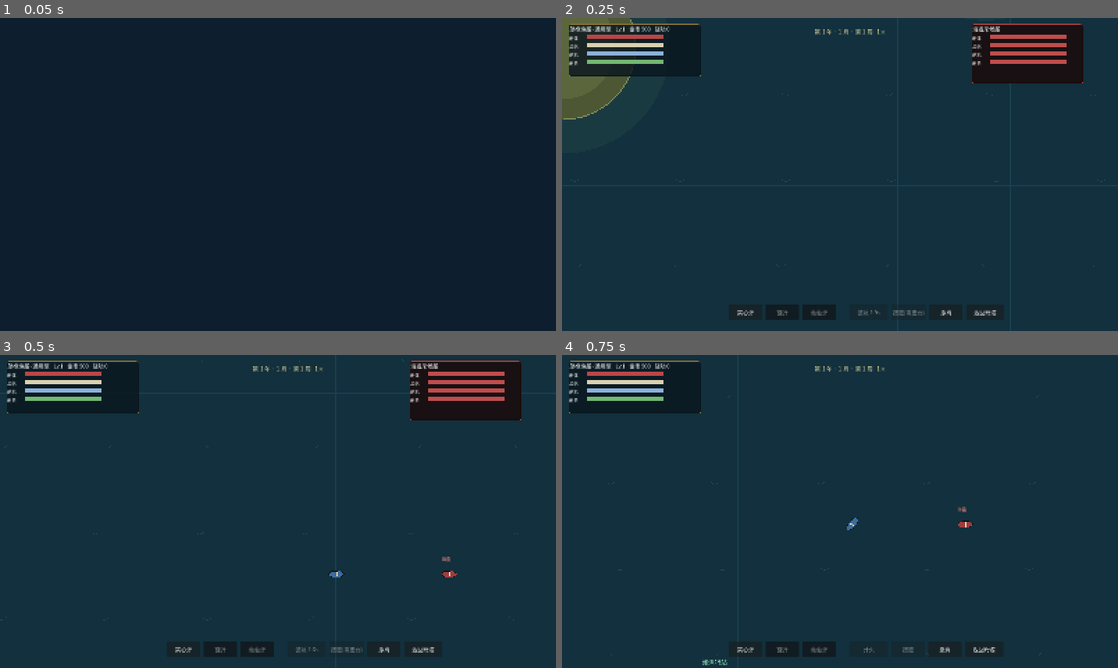
Above: before the commit, frames 1-4 (two rows, left to right).
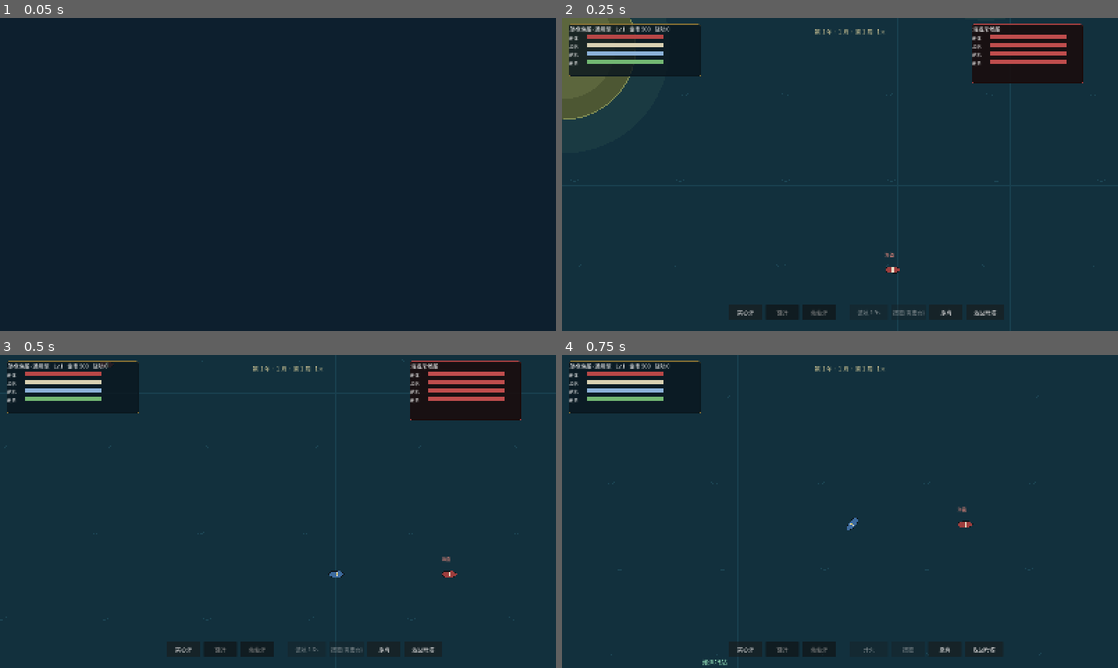
Above: after the commit, the same moments.

Repository: lucifermbbgh/OceanHero
Game: Godot game, scene res://tests/integration/run.tscn
The game is run twice, just before and just after one commit, with the same random seed, the same clock (stepped at 60 frames per second) and the same inputs. This scene is started directly instead of the project's main scene.
Inputs (mouse positions are in pixels of both pictures, inside the frame that each line leads up to):
- Up to frame 1 (0.05 s): no input
- Up to frame 2 (0.25 s): no input
- Up to frame 3 (0.5 s): no input
- Up to frame 4 (0.75 s): tap Enter at 0.5 s; move the mouse to (962, 495) at 0.52 s; hold D (steer_right) from 0.53 s (still down); tap B at 0.6 s; click (962, 495) at 0.67 s

Frame 1 is identical in both runs. In frame 2, less than 0.1% of the frame differs, in the area x 58-61%, y 75-82%; in frame 3, less than 0.1%; in frame 4, nothing differs.

Commit message:
fix: 刷新分布增加最小间距与等角距迎接单位
- 问题：仅靠 2000px 网格密度控制，同格内仍可贴脸；迎接单位 3 次独立随机角度可能全挤一侧
- 新增最小间距 420px（放宽时 210px），三级降级采样，兜底改为"全图最空位置"
- 迎接单位改为绕玩家 120° ± 20° 等分
- debug_stats 增加 min_pair 指标
- 实测图 9：两两最近 342~363px，单格最多 3，锁定玩家 3 个
- 新增 2 项均匀性测试

Diff:
--- a/scripts/sea/sea_scene.gd
+++ b/scripts/sea/sea_scene.gd
@@ -53,9 +53,13 @@
 const DENSITY_CELL := 2000.0         # 密度网格边长
 const MAX_PER_CELL := 3              # 单个网格内的单位上限
 const MAX_ATTACKERS_ON_PLAYER := 3   # 同时追打玩家的单位上限
+## 采样：最小间距 + 迎接单位的扇区分层
+const MIN_SEPARATION := 420.0
+const NEAR_SECTORS := 6              # 环带按 6 个扇区分层，每个迎接单位占不同扇区
 
 var hunter_timer := 45.0
 var ai_timer := 0.0
+var _near_sector := 0
 var salvages: Array = []
 var escort_ship = null
 var boarded := false
@@ -658,28 +662,68 @@
 	return n
 
 ## 在整张图里找一个"不挤、不贴着玩家"的落点
-## near=true 时在玩家视野边缘的环带里取点（只给少量"迎接"单位用）
+## 落点采样：先严格，再逐步放宽，最后才兜底
 func _random_spawn_pos(near: bool = false) -> Vector2:
+	# 1) 严格：最小间距 + 网格密度
+	for attempt in range(60):
+		var p := _sample_candidate(near)
+		if _is_spot_free(p, MIN_SEPARATION):
+			return p
+	# 2) 放宽间距到一半再试
+	for attempt in range(60):
+		var p := _sample_candidate(near)
+		if _is_spot_free(p, MIN_SEPARATION * 0.5):
+			return p
+	# 3) 兜底：找全图最空、离玩家最远的格子中心
+	return _fallback_spot()
+
+## 候选点：迎接单位按扇区分层（保证绕玩家一圈分散），其余全图均匀采样
+func _sample_candidate(near: bool) -> Vector2:
 	if near and player != null and is_instance_valid(player):
-		var ang := RngService.randf() * TAU
+		# 按 NEAR_UNITS 等分圆周，再叠 ±20° 抖动：
+		# 保证几个"迎接"单位绕玩家分散，不会全挤在一侧
+		var idx := _near_sector % maxi(1, NEAR_UNITS)
+		_near_sector += 1
+		var ang := float(idx) * TAU / float(maxi(1, NEAR_UNITS)) + RngService.randf_range(-0.35, 0.35)
 		var dist := RngService.randf_range(NEAR_RING_MIN, NEAR_RING_MAX)
 		return (player.global_position + Vector2.RIGHT.rotated(ang) * dist).clamp(
 			Vector2(SPAWN_MARGIN, SPAWN_MARGIN), Vector2(SEA_SIZE - SPAWN_MARGIN, SEA_SIZE - SPAWN_MARGIN))
-	for attempt in range(40):
-		var p := Vector2(
-			RngService.randf_range(SPAWN_MARGIN, SEA_SIZE - SPAWN_MARGIN),
-			RngService.randf_range(SPAWN_MARGIN, SEA_SIZE - SPAWN_MARGIN))
-		if player != null and is_instance_valid(player):
-			if p.distance_to(player.global_position) < PLAYER_SAFE_RADIUS:
-				continue
-		if _units_in_cell(p) >= MAX_PER_CELL:
-			continue
-		return p
-	# 实在找不到就丢到远离玩家的一角
-	var fallback := Vector2(SEA_SIZE * 0.5, SEA_SIZE * 0.5)
+	return Vector2(
+		RngService.randf_range(SPAWN_MARGIN, SEA_SIZE - SPAWN_MARGIN),
+		RngService.randf_range(SPAWN_MARGIN, SEA_SIZE - SPAWN_MARGIN))
+
+## 这个点是否满足：不贴玩家、网格不超限、与已有单位保持 min_sep
+func _is_spot_free(p: Vector2, min_sep: float) -> bool:
 	if player != null and is_instance_valid(player):
-		fallback = player.global_position + Vector2(2200, 2200)
-	return fallback.clamp(Vector2(SPAWN_MARGIN, SPAWN_MARGIN), Vector2(SEA_SIZE - SPAWN_MARGIN, SEA_SIZE - SPAWN_MARGIN))
+		if p.distance_to(player.global_position) < PLAYER_SAFE_RADIUS - 1.0:
+			return false
+	if _units_in_cell(p) >= MAX_PER_CELL:
+		return false
+	for e in enemies:
+		if not is_instance_valid(e):
+			continue
+		if e.global_position.distance_to(p) < min_sep:
+			return false
+	return true
+
+## 兜底：挑一个离其他单位最远、且格子里没人的位置
+func _fallback_spot() -> Vector2:
+	var best := Vector2(SEA_SIZE * 0.5, SEA_SIZE * 0.5)
+	var best_score := -1.0
+	for gx in range(1, 8):
+		for gy in range(1, 8):
+			var p := Vector2(float(gx) * SEA_SIZE / 8.0, float(gy) * SEA_SIZE / 8.0)
+			if player != null and is_instance_valid(player):
+				if p.distance_to(player.global_position) < PLAYER_SAFE_RADIUS:
+					continue
+			var score := 1.0e9
+			for e in enemies:
+				if is_instance_valid(e):
+					score = minf(score, e.global_position.distance_to(p))
+			if score > best_score:
+				best_score = score
+				best = p
+	return best
 
 func _units_in_cell(p: Vector2) -> int:
 	var cell := Vector2(floor(p.x / DENSITY_CELL), floor(p.y / DENSITY_CELL))
@@ -1062,10 +1106,20 @@
 		var ep: Vector2 = e.global_position
 		var k := "%d_%d" % [int(floor(ep.x / DENSITY_CELL)), int(floor(ep.y / DENSITY_CELL))]
 		cells[k] = int(cells.get(k, 0)) + 1
+	# 两两最近距离：衡量是否"挤成一堆"
+	var min_pair := 1.0e9
+	var units_list: Array = []
+	for e in enemies:
+		if is_instance_valid(e):
+			units_list.append(e)
+	for i in range(units_list.size()):
+		for j in range(i + 1, units_list.size()):
+			min_pair = minf(min_pair, units_list[i].global_position.distance_to(units_list[j].global_position))
 	return {
 		"units": enemies.size(),
 		"within_1200": near,
 		"nearest": min_d,
+		"min_pair": min_pair,
 		"targeting_player": _count_targeting_player(),
 		"max_cell": cells.values().max() if not cells.is_empty() else 0,
 		"fps": Engine.get_frames_per_second(),
--- a/tests/integration/run.gd
+++ b/tests/integration/run.gd
@@ -552,6 +552,30 @@
 			overflow += 1
 	_ok(overflow == 0, "网格内单位数受控", "溢出=%d" % overflow)
 
+	# 均匀度：任意两艘的间距不应过近
+	var list: Array = []
+	for e in s3.enemies:
+		if is_instance_valid(e):
+			list.append(e)
+	var min_pair := 1.0e9
+	for i in range(list.size()):
+		for j in range(i + 1, list.size()):
+			min_pair = minf(min_pair, list[i].global_position.distance_to(list[j].global_position))
+	_ok(min_pair >= 200.0, "单位之间保持最小间距（不会挤成一堆）", "最小间距=%.0f" % min_pair)
+
+	# 迎接单位的采样必须在圆周上等角距分散（直接验证采样函数）
+	s3._near_sector = 0
+	var angles: Array = []
+	for k in range(3):
+		var p: Vector2 = s3._sample_candidate(true)
+		angles.append((p - s3.player.global_position).angle())
+	var min_gap := 1.0e9
+	for i in range(angles.size()):
+		for j in range(i + 1, angles.size()):
+			min_gap = minf(min_gap, absf(wrapf(angles[i] - angles[j], -PI, PI)))
+	_ok(min_gap > deg_to_rad(60.0), "迎接单位绕玩家等角距分散",
+		"最小角度差=%.1f°" % rad_to_deg(min_gap))
+
 	# 围攻上限：跑一段时间后追打玩家的单位不超过 3
 	for i in range(240):
 		await get_tree().physics_frame
Binary file added: docs/screenshots/29-uniform.png
Not shown, changed: docs/02-systems-design.md
Not shown, changed: docs/06-design-changelog.md
Not shown, changed: docs/09-playtest-record.md
